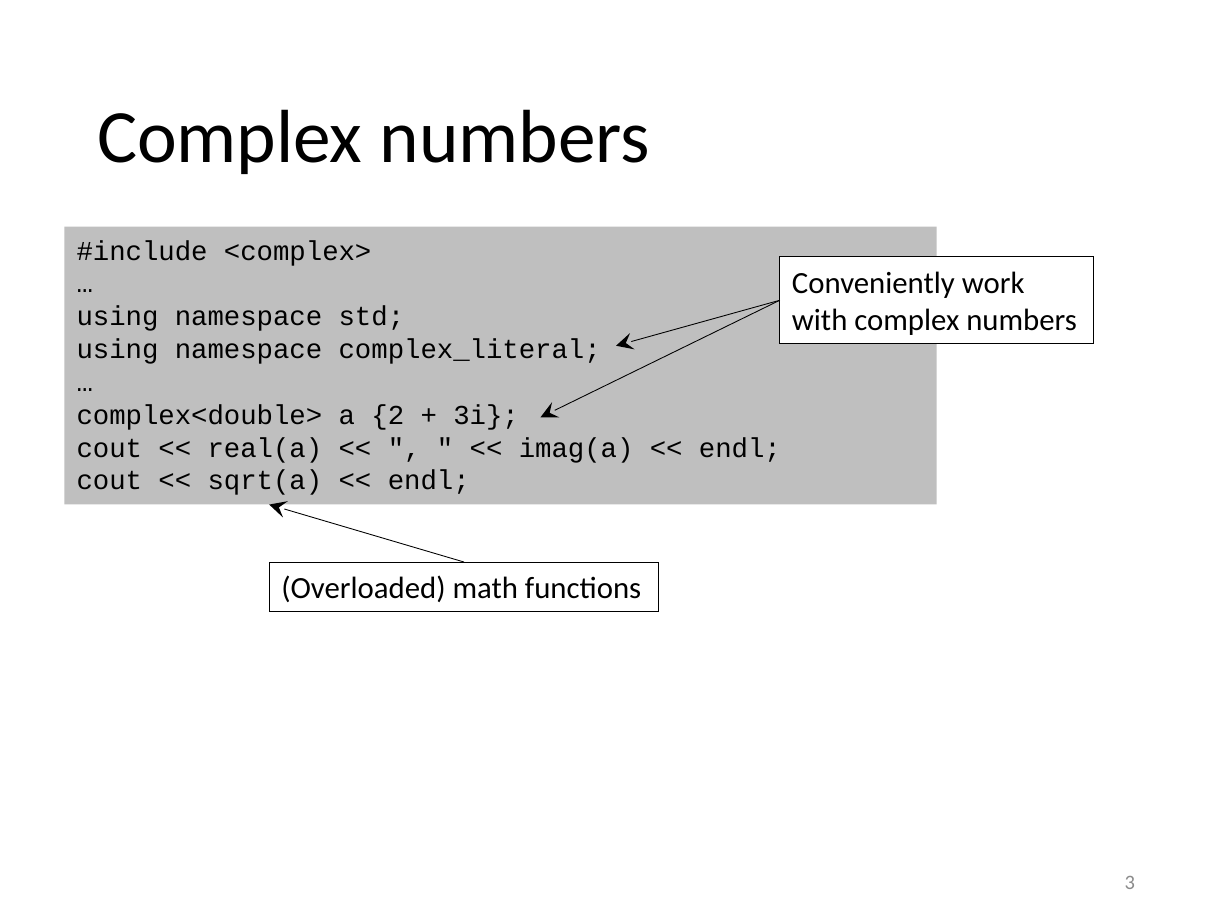
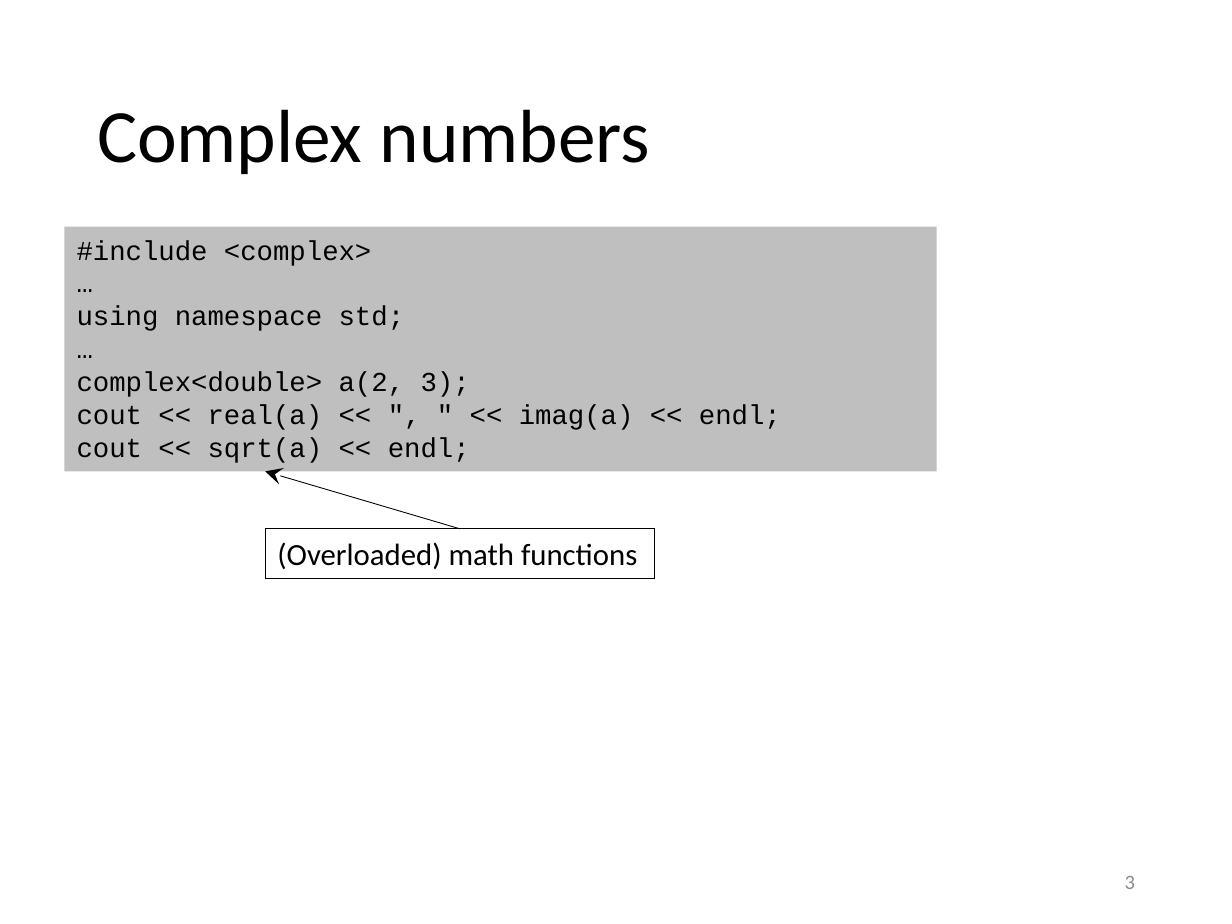
Before and after one commit to gjbex/training-material, a slide deck: slide 3 of CPlusPlus/12_essential_cpp_numerics.pptx. Drawn at 1232x924 pixels with LibreOffice and Linux fonts; fonts in the diff are those of the drawing. Boxes give left, top, right and bottom in pixels: in the first picture for what was removed or moved away, otherwise in the second. Text is boxed around its words. In the diff, an @@ line names an element or a change of style, - is before the commit and + after.

```diff
--- a/CPlusPlus/12_essential_cpp_numerics.pptx
+++ b/CPlusPlus/12_essential_cpp_numerics.pptx
@@ rectangle "#include <complex>": place and size @@
-rectangle "#include <complex>" at (64,227,936,505)
+rectangle "#include <complex>" at (64,227,936,472)
@@ rectangle removed at (780,256,1093,344) @@
-Conveniently work
-with complex numbers
@@ arrow removed from (780, 301) to (541, 418) @@
@@ arrow removed from (780, 301) to (616, 346) @@
@@ text in rectangle at (77,339,601,364): paragraph removed @@
-using namespace complex_literal;
@@ text in rectangle at (77,372,470,397): text changed @@
-complex<double> a {2 + 3i};
+complex<double> a(2, 3);
@@ arrow moved from (464, 562) - (269, 505) to (460, 529) - (265, 472) @@
@@ rectangle "(Overloaded) math functions": place and size @@
-rectangle "(Overloaded) math functions" at (269,562,658,611)
+rectangle "(Overloaded) math functions" at (265,529,654,578)
```
